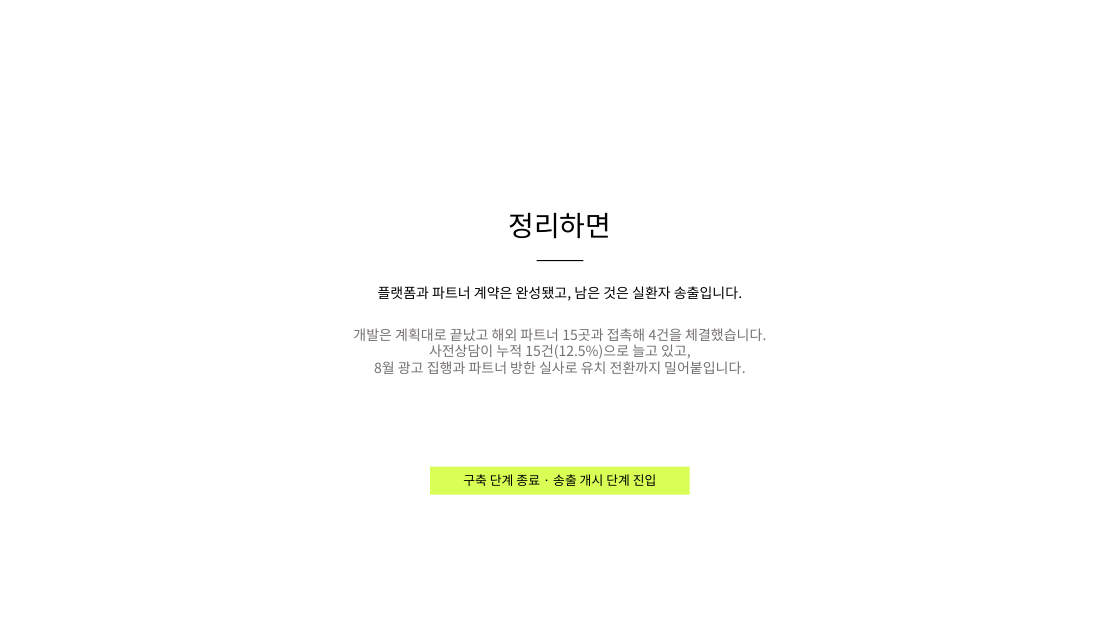
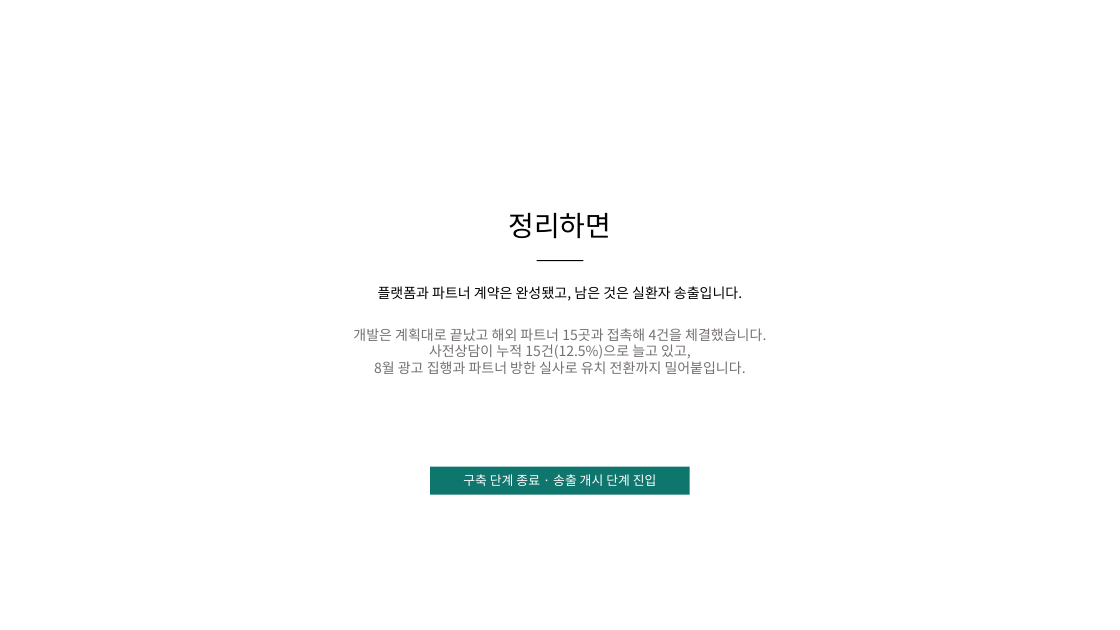
Before and after one commit to bonroi2296-tech/HEALO_KHIDI, a slide deck: slide 26 of docs/presentations/KHIDI_중간보고_20260827.pptx. Drawn at 1120x630 pixels with LibreOffice and Linux fonts; fonts in the diff are those of the drawing. Boxes give left, top, right and bottom in pixels: in the first picture for what was removed or moved away, otherwise in the second. Text is boxed around its words. In the diff, an @@ line names an element or a change of style, - is before the commit and + after.

```diff
--- a/docs/presentations/KHIDI_중간보고_20260827.pptx
+++ b/docs/presentations/KHIDI_중간보고_20260827.pptx
@@ text "구축 단계 종료 · 송출 ..." at [463, 474, 657, 486]: text colour #000000 to #FFFFFF @@
@@ rectangle at [430, 467, 690, 495]: fill #D9FE55 to #0F766E @@
```
Also in this commit, not shown: 7 other slides changed, 2 other files.
